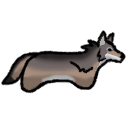
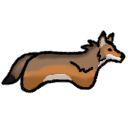
Two versions of the same layered image (128x128). Layer-by-layer changes:
hid "Color 1", painted on it, masked it over bbox(4, 34, 122, 91)
added layer "Color 2" above "Pasted Layer #1" over bbox(4, 34, 122, 91)
